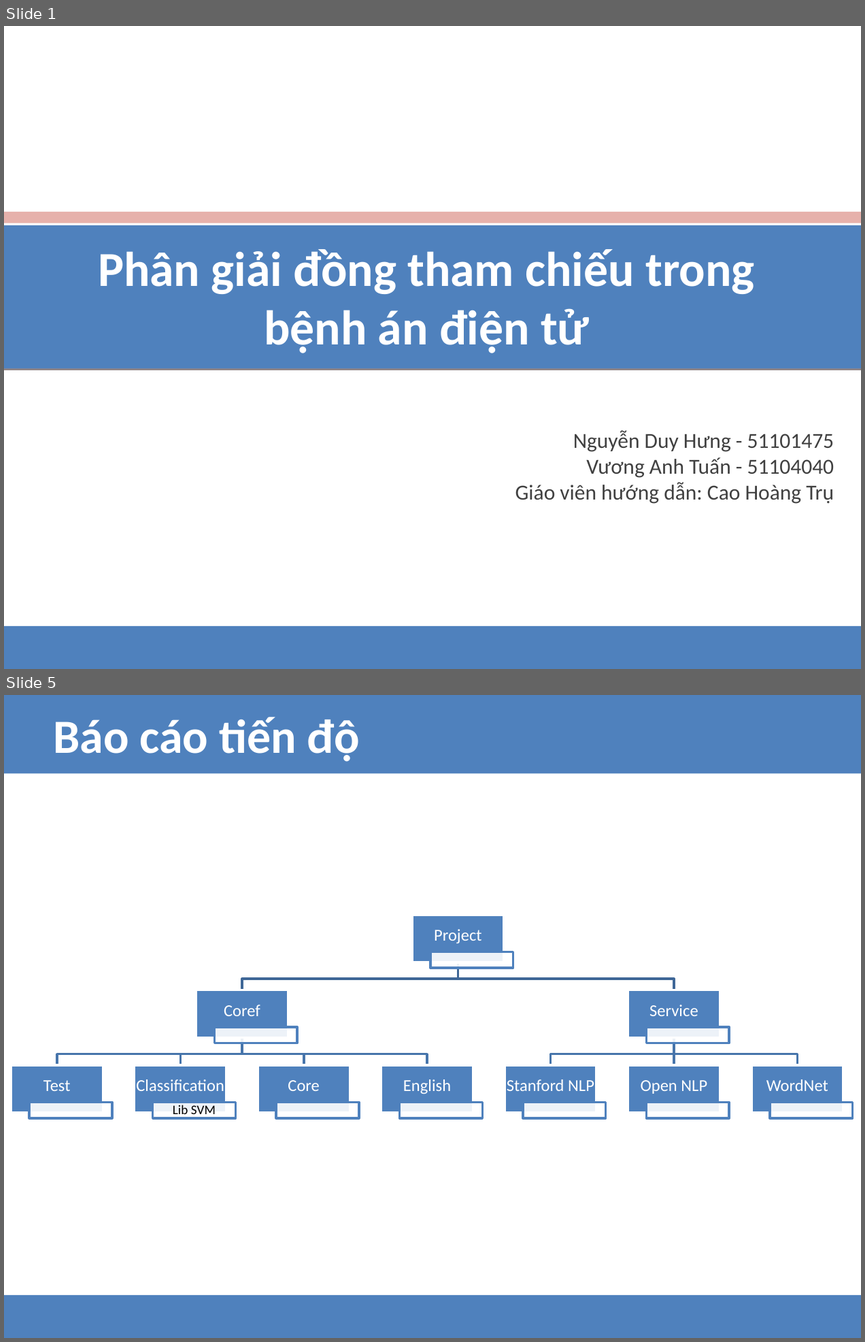
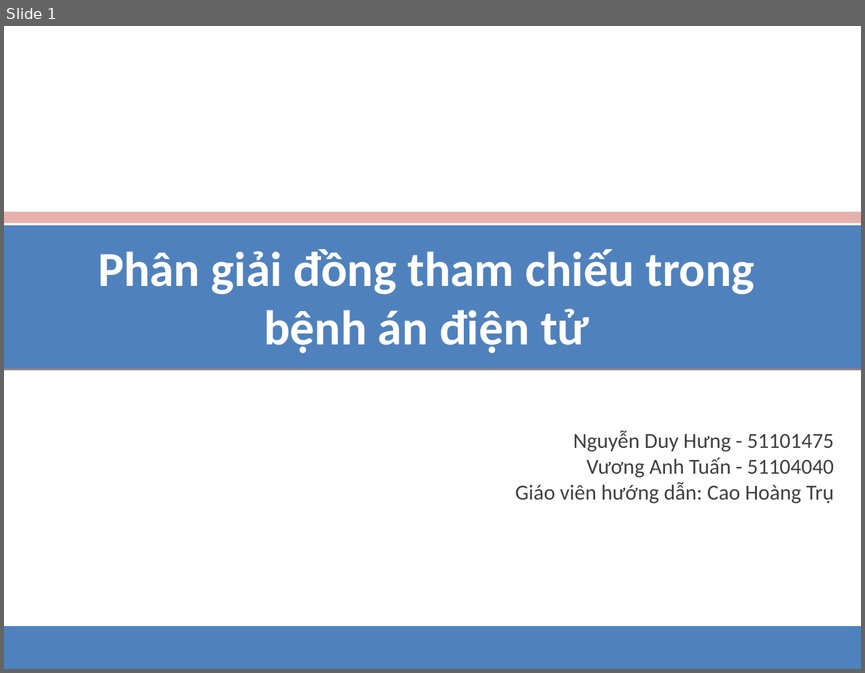
Before and after one commit to hungnd1475/graduate-thesis-hcmut-2015, a slide deck: reports/lvtn/presentation.pptx. Shown one above the other, each under a label of ours: slides 1 and 5 before the commit, slide 1 after it; the slides between them are not shown. The pictures are 865x1342 and 865x673 pixels, drawn with LibreOffice and Linux fonts; fonts in the diff are those of the drawing. Boxes give left, top, right and bottom in pixels: in the first picture for what was removed or moved away, otherwise in the second. Text is boxed around its words. In the diff, an @@ line names an element or a change of style, - is before the commit and + after.

```diff
--- a/reports/lvtn/presentation.pptx
+++ b/reports/lvtn/presentation.pptx
@@ slide 5 removed at <box>4,695,861,1338</box>, background #FFFFFF @@
@@ rectangle removed at <box>4,695,861,774</box> @@
@@ text removed at <box>53,717,360,762</box> @@
-Báo cáo tiến độ
@@ group removed at <box>11,915,853,1118</box>: 20 rectangles, 11 texts, 9 freeform shapes @@
-Project
-Coref
-Test
-Classification
-Lib SVM
-Core
-English
-Service
-Stanford NLP
-Open NLP
-WordNet
@@ rectangle removed at <box>4,1295,861,1338</box> @@
```
Also in this commit, not shown: 1 slide changed, 7 slides added, 4 other slides removed.
